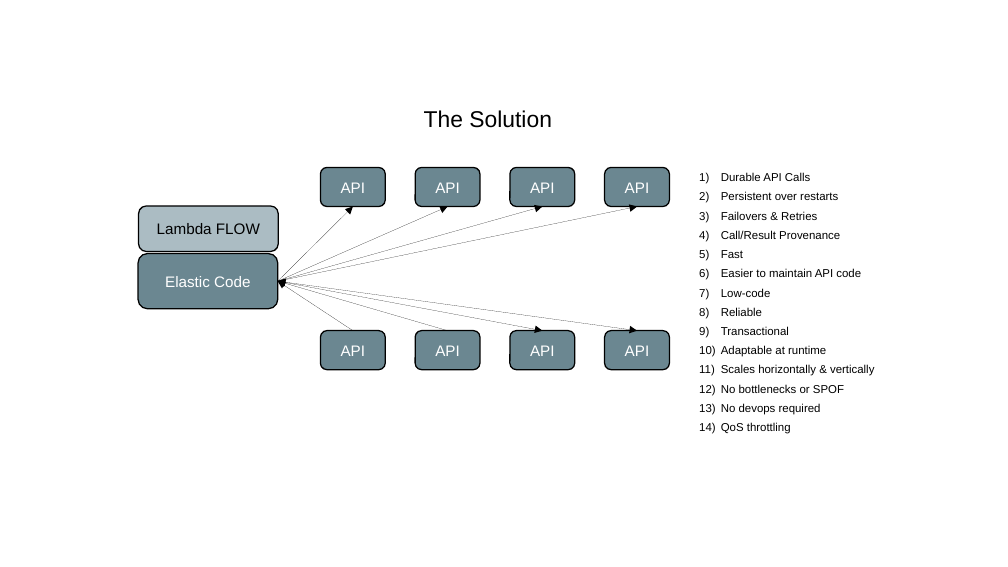
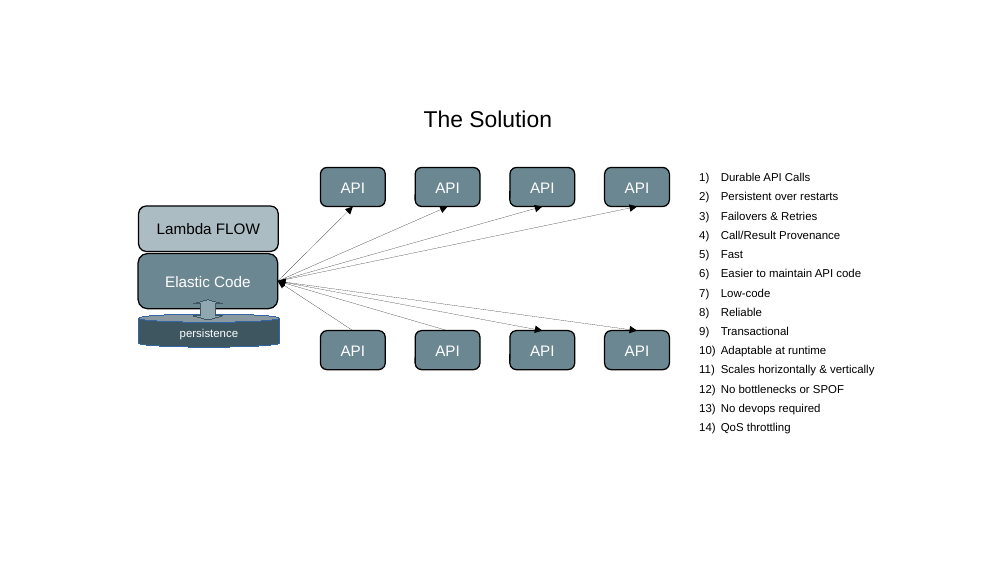
Before and after one commit to radiantone/pyfi-private, a slide deck: slide 2 of docs/problem-solution.odp (slide 4 before the commit). Drawn at 1008x567 pixels with LibreOffice and Linux fonts; fonts in the diff are those of the drawing. Boxes give left, top, right and bottom in pixels: in the first picture for what was removed or moved away, otherwise in the second. Text is boxed around its words. In the diff, an @@ line names an element or a change of style, - is before the commit and + after.

```diff
--- a/docs/problem-solution.odp
+++ b/docs/problem-solution.odp
@@ cylinder added at [139,315,280,348], fill #3D565F, outline #3465A4 0 pt, 9 pt, text #FFFFFF @@
+persistence
@@ up down arrow added at [193,300,222,320], fill #8EA7B0, outline #3D565F 0 pt @@
```
Also in this commit, not shown: 1 other slide changed, 1 slide removed, 5 other files.
